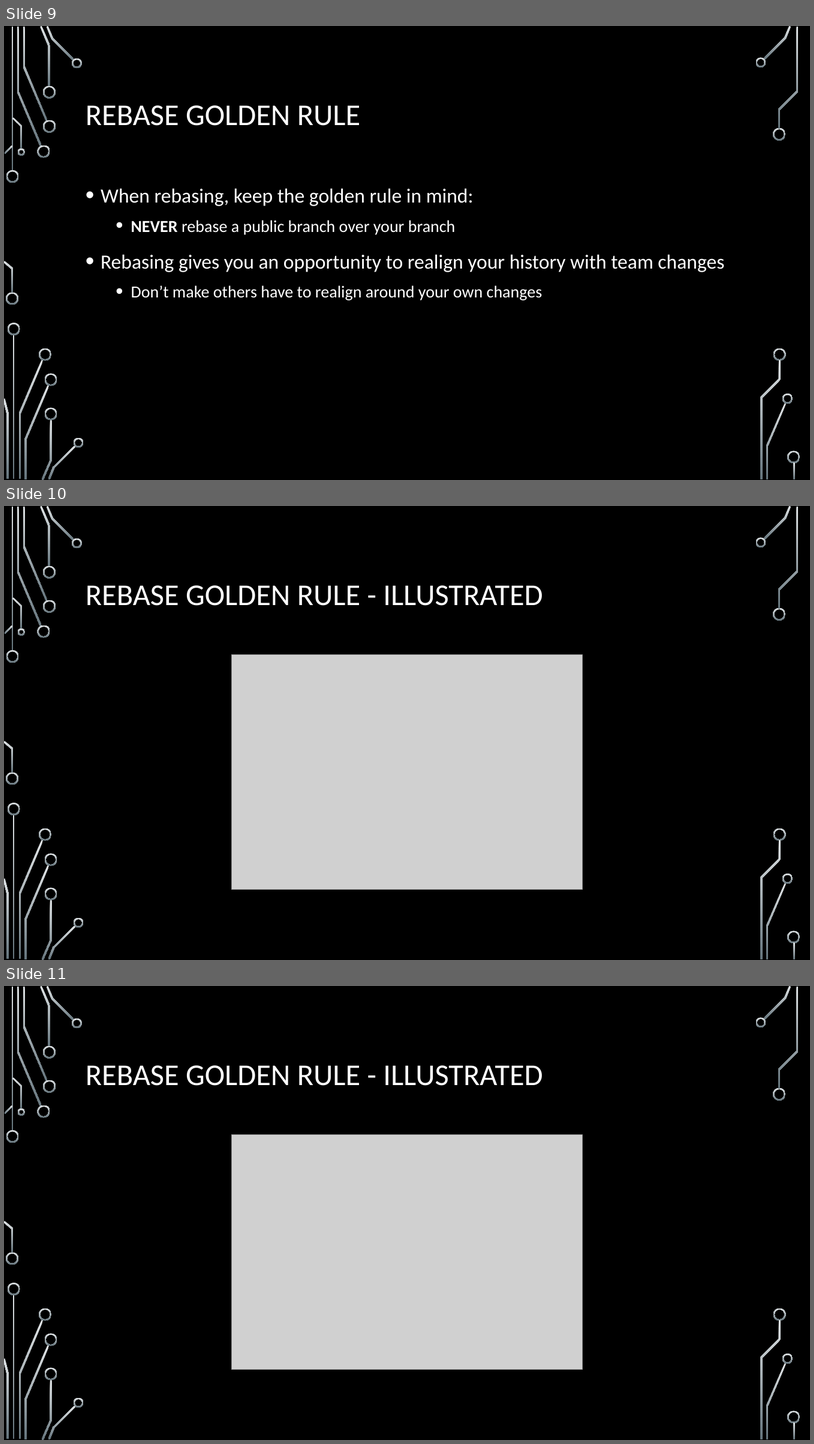
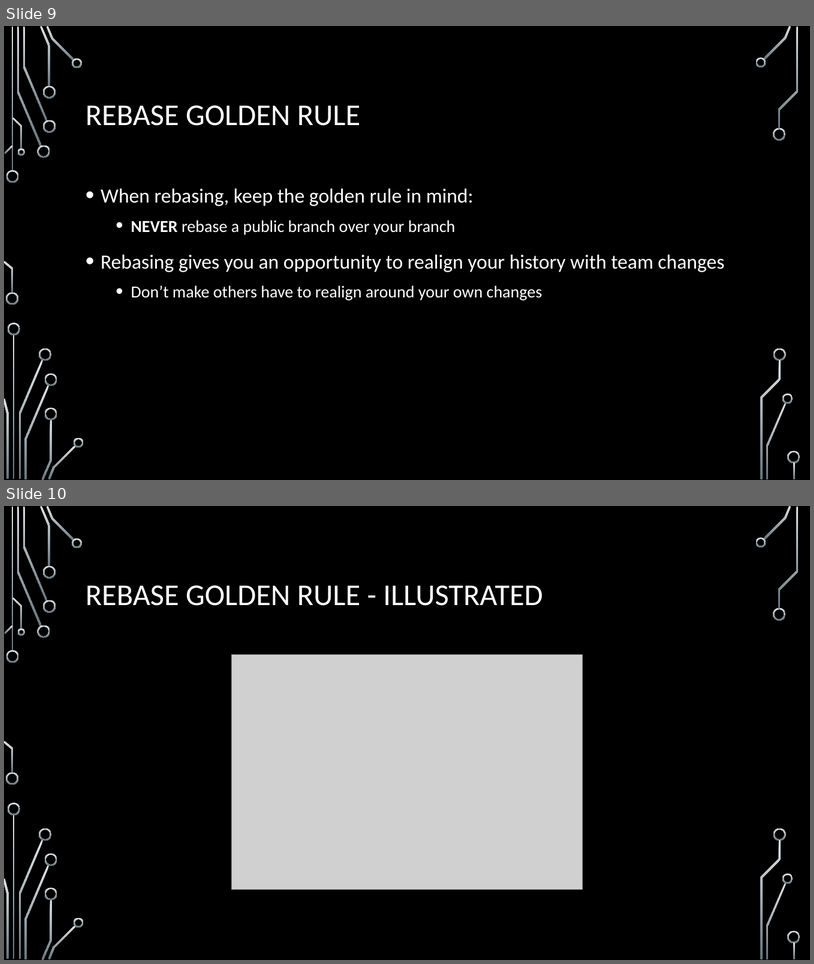
Before and after one commit to onideus/github-101-website, a slide deck: resources/Advanced github topics.pptx. Shown one above the other, each under a label of ours: slides 9, 10 and 11 before the commit, slides 9 and 10 after it. The pictures are 814x1444 and 814x964 pixels, drawn with LibreOffice and Linux fonts; fonts in the diff are those of the drawing; grey boxes stand for pictures; background and template pictures are left out. Boxes give left, top, right and bottom in pixels: in the first picture for what was removed or moved away, otherwise in the second. Text is boxed around its words. In the diff, an @@ line names an element or a change of style, - is before the commit and + after.

Commit message:
Removing duplicate slide.

```diff
--- a/resources/Advanced github topics.pptx
+++ b/resources/Advanced github topics.pptx
@@ slide 10 removed at box(4, 506, 810, 960), background picture (left out); not listed: 36 template elements that a slide beside it also shows @@
@@ title removed at box(86, 585, 543, 606) @@
-REBASE GOLDEN RULE - ILLUSTRATED
@@ picture removed at box(231, 655, 582, 889) @@
@@ what was slide 11 is now slide 10 @@
```
